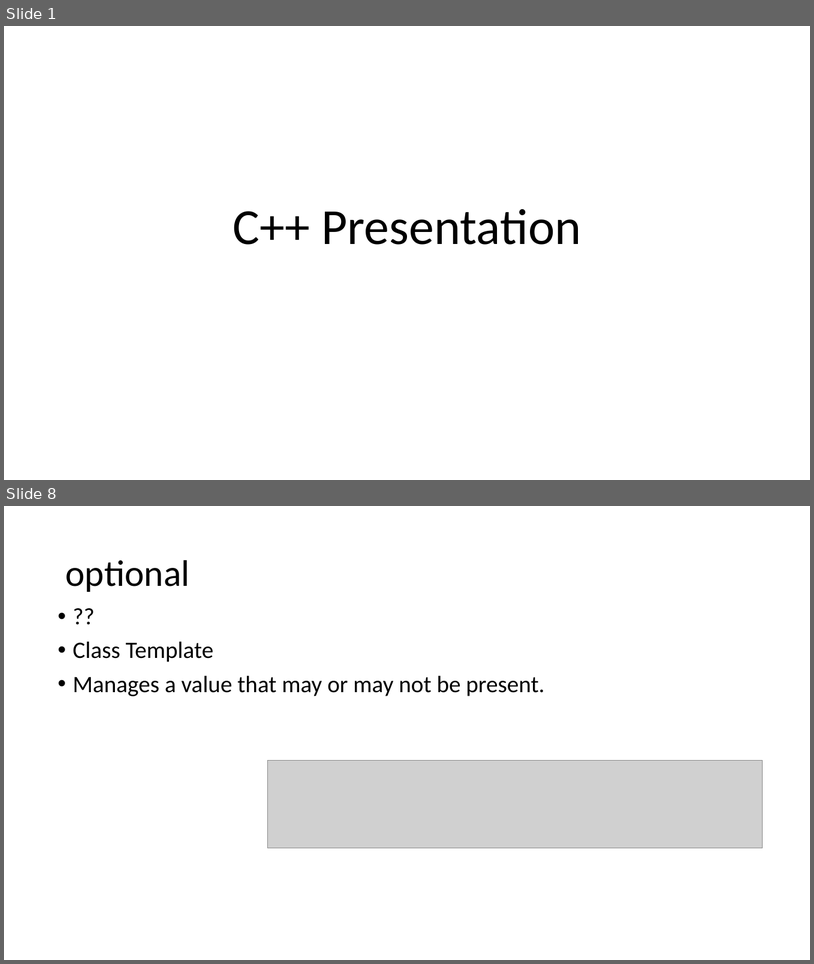
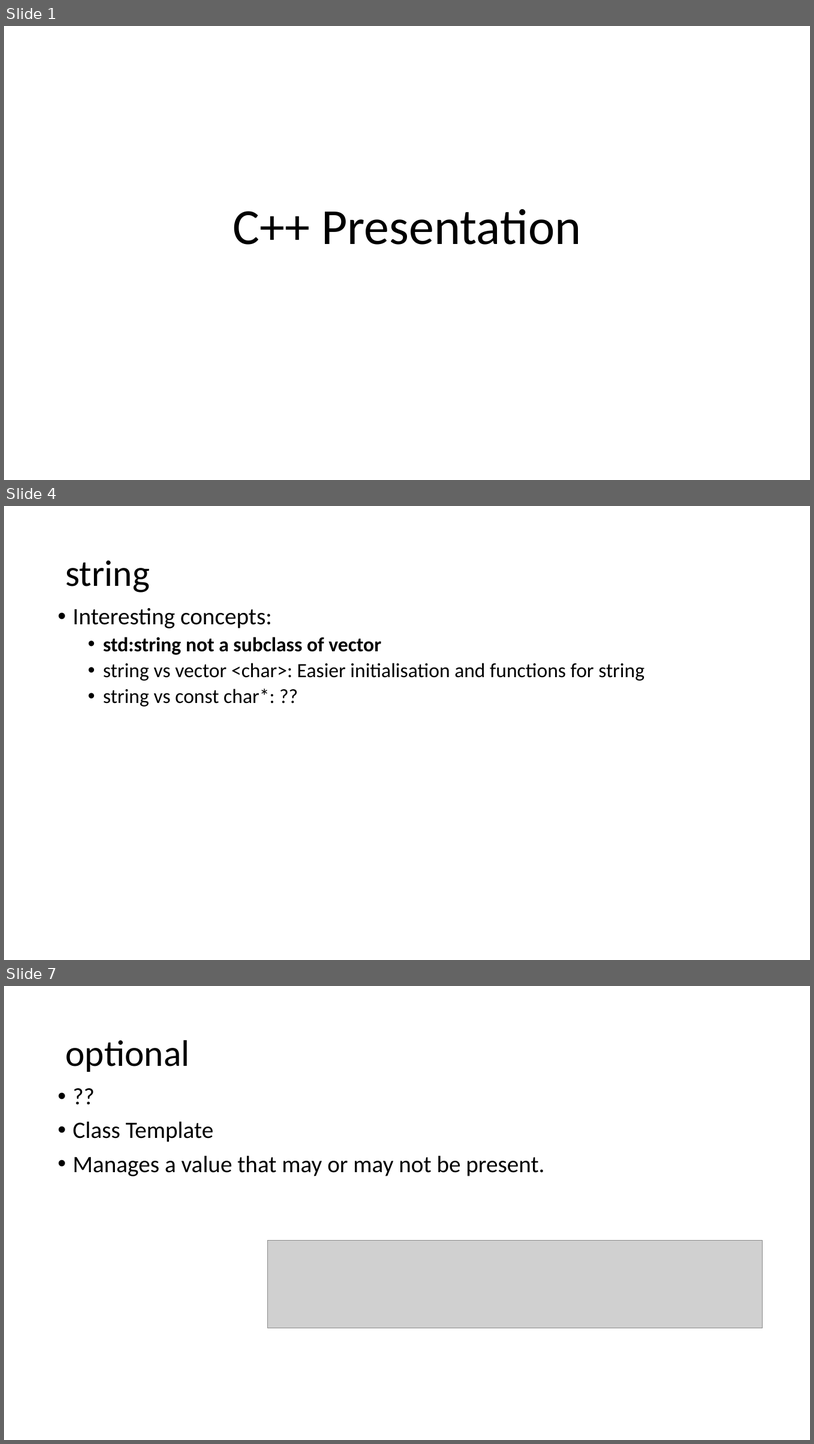
Before and after one commit to muksiddheswar/CPP-Examples, a slide deck: STL/STL_Presentation.pptx. Shown one above the other, each under a label of ours: slides 1 and 8 before the commit, slides 1, 4 and 7 after it; the slides between them are not shown. The pictures are 814x964 and 814x1444 pixels, drawn with LibreOffice and Linux fonts; fonts in the diff are those of the drawing; grey boxes stand for pictures. Boxes give left, top, right and bottom in pixels: in the first picture for what was removed or moved away, otherwise in the second. Text is boxed around its words. In the diff, an @@ line names an element or a change of style, - is before the commit and + after.

Commit message:
Completed STL presentation

```diff
--- a/STL/STL_Presentation.pptx
+++ b/STL/STL_Presentation.pptx
@@ slide 4 added at [4,506,810,960], background #FFFFFF @@
@@ title added at [65,560,150,592], 44 pt, text #000000 @@
+string
@@ text added at [73,608,645,706], 24 pt, text #000000 @@
+• Interesting concepts:
+  • std:string not a subclass of vector
+  • string vs vector <char>: Easier initialisation and functions for string
+  • string vs const char*: ??
@@ what was slide 8 is now slide 7 @@
```
Also in this commit, not shown: 3 slides changed, 5 other slides added.
